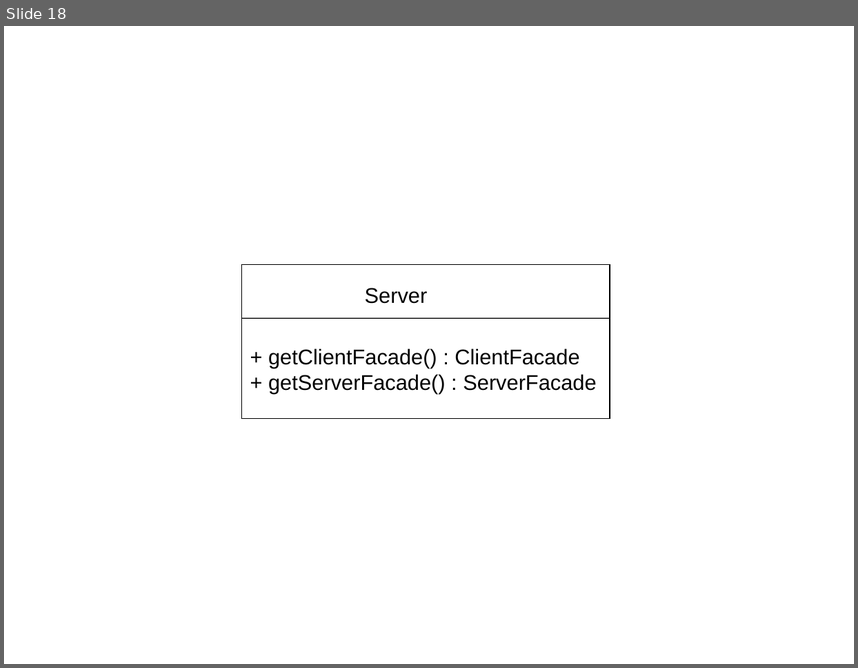
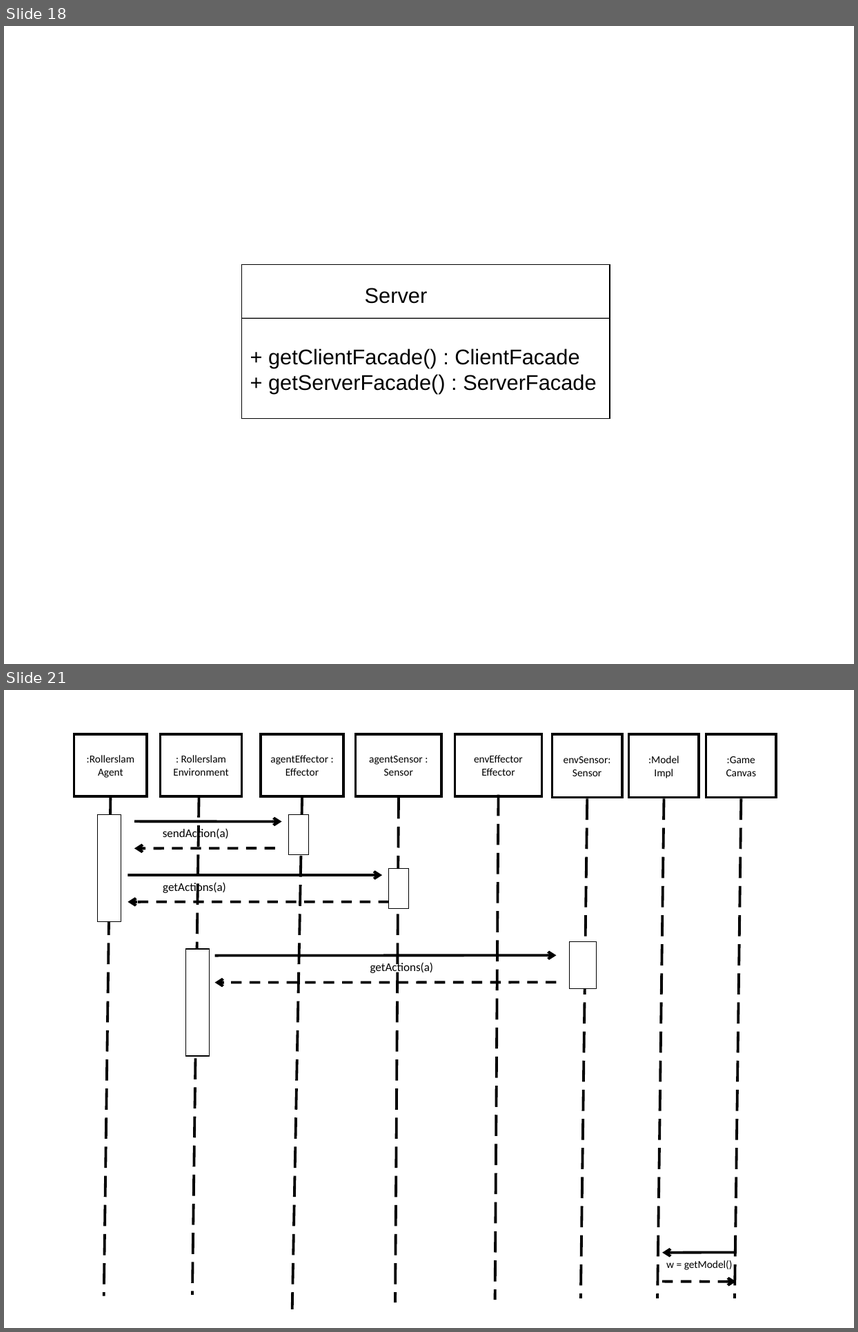
Before and after one commit to krishprince/rollerslam, a slide deck: docs/UML.ppt. Shown one above the other, each under a label of ours: slide 18 before the commit, slides 18 and 21 after it; the slides between them are not shown. The pictures are 858x668 and 858x1332 pixels, drawn with LibreOffice and Linux fonts; fonts in the diff are those of the drawing. Boxes give left, top, right and bottom in pixels: in the first picture for what was removed or moved away, otherwise in the second. Text is boxed around its words. In the diff, an @@ line names an element or a change of style, - is before the commit and + after.

```diff
--- a/docs/UML.ppt
+++ b/docs/UML.ppt
@@ slide 21 added at [4, 690, 854, 1328], background #FFFFFF @@
@@ rectangle added at [74, 734, 147, 796], fill #FFFFFF, outline #000000 2.01 pt, 9 pt, text #000000 @@
+:Rollerslam
+Agent
@@ rectangle added at [161, 734, 242, 796], fill #FFFFFF, outline #000000 2.01 pt, 9 pt, text #000000 @@
+: Rollerslam
+Environment
@@ rectangle added at [261, 734, 344, 796], fill #FFFFFF, outline #000000 2.01 pt, 9 pt, text #000000 @@
+agentEffector : Effector
@@ rectangle added at [356, 734, 441, 796], fill #FFFFFF, outline #000000 2.01 pt, 9 pt, text #000000 @@
+agentSensor :
+Sensor
@@ rectangle added at [455, 734, 542, 796], fill #FFFFFF, outline #000000 2.01 pt, 9 pt, text #000000 @@
+envEffector
+Effector
@@ rectangle added at [553, 734, 622, 797], fill #FFFFFF, outline #000000 2.01 pt, 9 pt, text #000000 @@
+envSensor:
+Sensor
@@ rectangle added at [629, 734, 699, 797], fill #FFFFFF, outline #000000 2.01 pt, 9 pt, text #000000 @@
+:Model
+Impl
@@ rectangle added at [706, 734, 776, 797], fill #FFFFFF, outline #000000 2.01 pt, 9 pt, text #000000 @@
+:Game
+Canvas
@@ line added from (110, 797) to (103, 1295), #000000 2.24 pt dashed @@
@@ line added from (199, 796) to (193, 1294), #000000 2.24 pt dashed @@
@@ line added from (302, 797) to (292, 1309), #000000 2.24 pt dashed @@
@@ line added from (399, 797) to (395, 1302), #000000 2.24 pt dashed @@
@@ line added from (499, 795) to (495, 1299), #000000 2.24 pt dashed @@
@@ line added from (587, 799) to (580, 1298), #000000 2.24 pt dashed @@
@@ line added from (664, 799) to (657, 1298), #000000 2.24 pt dashed @@
@@ line added from (741, 799) to (735, 1298), #000000 2.24 pt dashed @@
@@ rectangle added at [98, 815, 121, 922], fill #FFFFFF, outline #000000 0.74 pt @@
@@ arrow added from (134, 821) to (282, 822), #000000 2.24 pt @@
@@ text added at [163, 827, 229, 840], 10 pt, text #000000 @@
+sendAction(a)
@@ rectangle added at [289, 815, 309, 855], fill #FFFFFF, outline #000000 0.74 pt @@
@@ arrow added from (275, 848) to (134, 848), #000000 2.24 pt dashed @@
@@ arrow added from (128, 874) to (382, 876), #000000 2.24 pt @@
@@ rectangle added at [389, 869, 410, 909], fill #FFFFFF, outline #000000 0.74 pt @@
@@ text added at [163, 882, 226, 894], 10 pt, text #000000 @@
+getActions(a)
@@ arrow added from (389, 902) to (128, 902), #000000 2.24 pt dashed @@
@@ rectangle added at [186, 949, 210, 1056], fill #FFFFFF, outline #000000 0.74 pt @@
@@ arrow added from (215, 955) to (557, 955), #000000 2.24 pt @@
@@ rectangle added at [569, 942, 595, 988], fill #FFFFFF, outline #000000 0.74 pt @@
@@ text added at [370, 962, 434, 975], 10 pt, text #000000 @@
+getActions(a)
@@ arrow added from (557, 983) to (215, 983), #000000 2.24 pt dashed @@
@@ arrow added from (736, 1252) to (662, 1252), #000000 2.24 pt @@
@@ text added at [666, 1260, 733, 1270], 9 pt, text #000000 @@
+w = getModel()
@@ arrow added from (662, 1281) to (736, 1281), #000000 2.24 pt dashed @@
```
Also in this commit, not shown: 6 slides changed, 1 other slide added.
